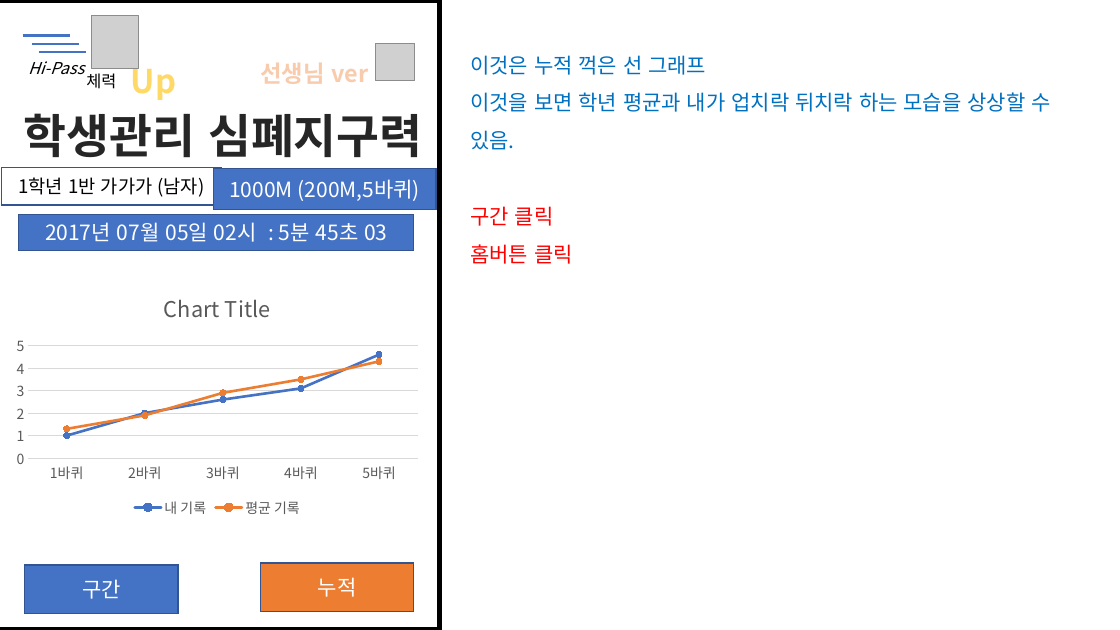
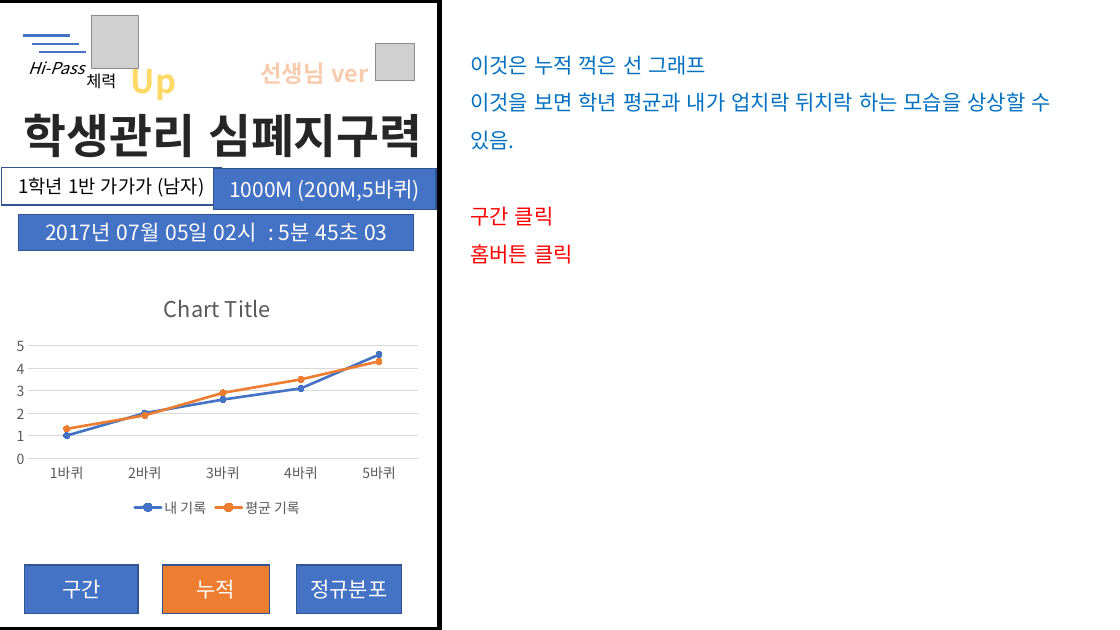
Before and after one commit to llssyy404/HealthKing, a slide deck: slide 16 of Document/전국용 교사앱.pptx. Drawn at 1120x630 pixels with LibreOffice and Linux fonts; fonts in the diff are those of the drawing; grey boxes stand for pictures. Boxes give left, top, right and bottom in pixels: in the first picture for what was removed or moved away, otherwise in the second. Text is boxed around its words. In the diff, an @@ line names an element or a change of style, - is before the commit and + after.

```diff
--- a/Document/전국용 교사앱.pptx
+++ b/Document/전국용 교사앱.pptx
@@ rectangle "구간": place and size @@
-rectangle "구간" at bbox=[25, 565, 178, 613]
+rectangle "구간" at bbox=[25, 565, 139, 613]
@@ rectangle "누적": place and size @@
-rectangle "누적" at bbox=[260, 563, 413, 611]
+rectangle "누적" at bbox=[162, 565, 270, 613]
@@ rectangle added at bbox=[297, 565, 402, 613], fill #4472C4, outline #325491 1 pt, 18 pt, text #FFFFFF @@
+정규분포
```
Also in this commit, not shown: 1 other slide changed, 1 slide added.
